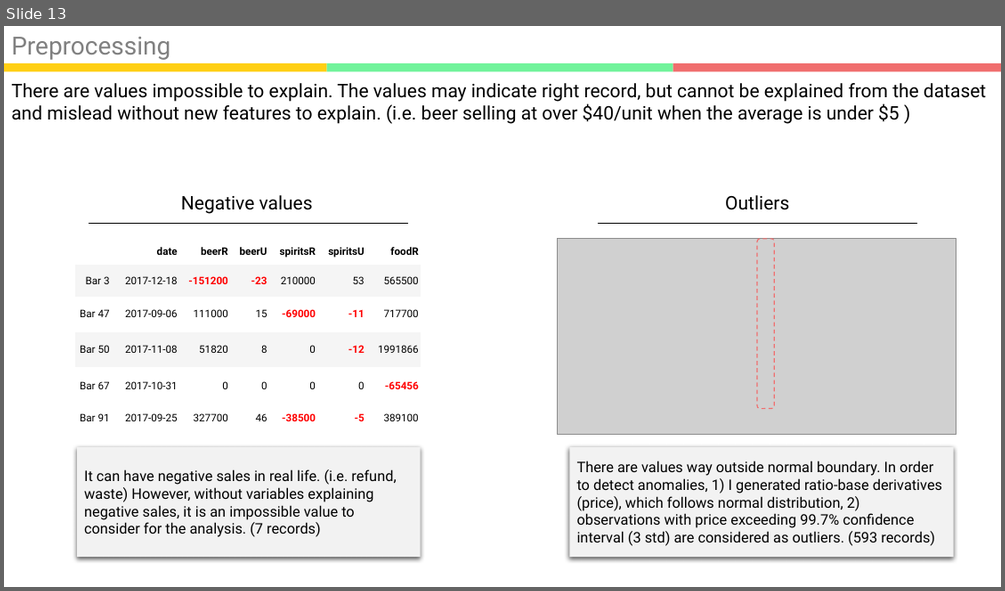
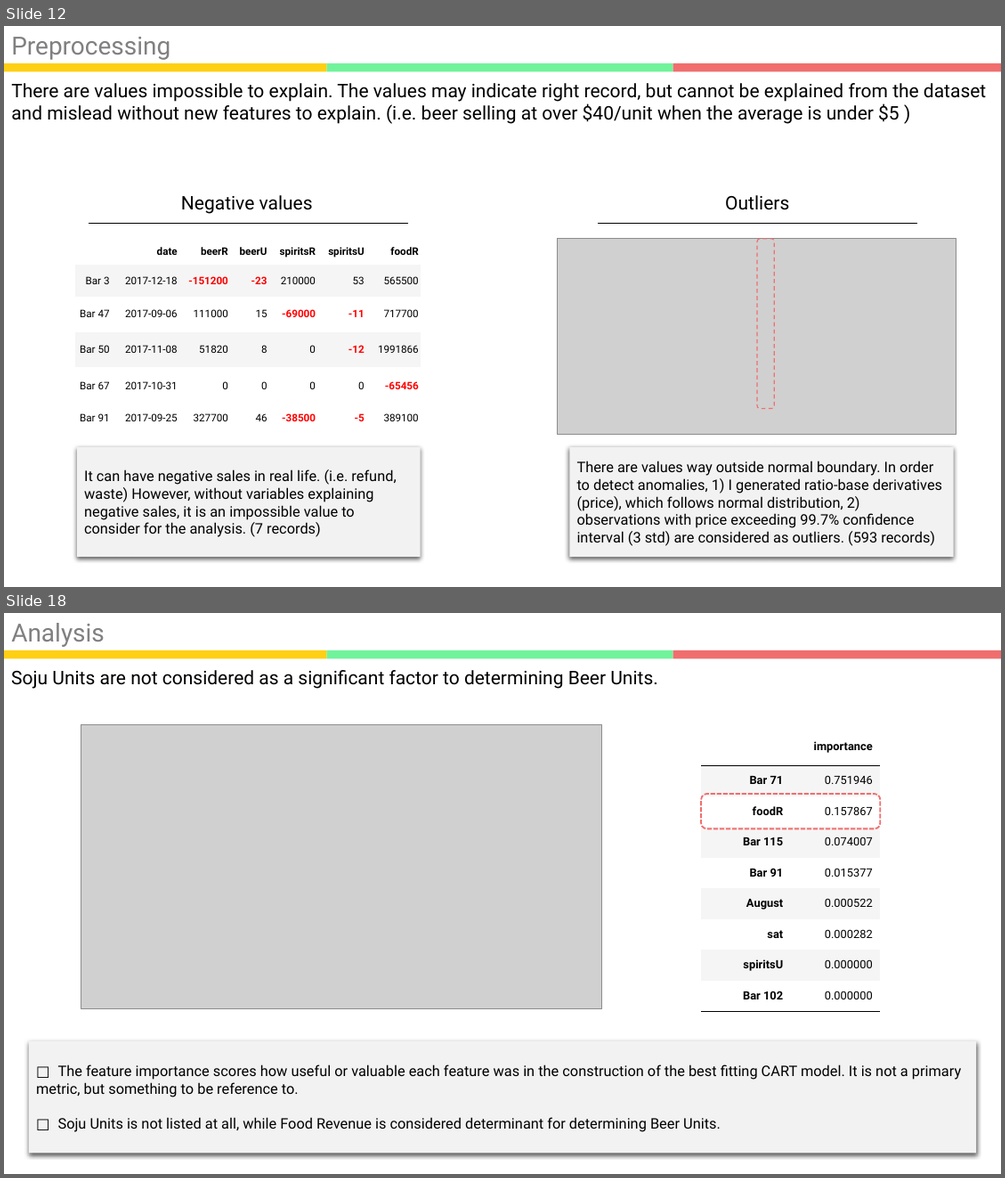
Before and after one commit to kookoowaa/Projects, a slide deck: WB project/Analysis Report.pptx. Shown one above the other, each under a label of ours: slide 13 before the commit, slides 12 and 18 after it; the slides between them are not shown. The pictures are 1005x591 and 1005x1178 pixels, drawn with LibreOffice and Linux fonts; fonts in the diff are those of the drawing; grey boxes stand for pictures. Boxes give left, top, right and bottom in pixels: in the first picture for what was removed or moved away, otherwise in the second. Text is boxed around its words. In the diff, an @@ line names an element or a change of style, - is before the commit and + after.

```diff
--- a/WB project/Analysis Report.pptx
+++ b/WB project/Analysis Report.pptx
@@ slide 18 added at [4, 613, 1001, 1174], background #FFFFFF; not listed: 3 template elements that a slide beside it also shows @@
@@ text added at [11, 623, 105, 647], 24 pt, text #808080 @@
+Analysis
@@ text added at [11, 670, 658, 689], 18 pt, text #000000 @@
+Soju Units are not considered as a significant factor to determining Beer Units.
@@ picture added at [81, 724, 601, 1008] @@
@@ table added at [701, 728, 881, 1011], 9 rows, 2 columns @@
+ | importance
+Bar 71 | 0.751946
+foodR | 0.157867
+Bar 115 | 0.074007
+Bar 91 | 0.015377
+August | 0.000522
+sat | 0.000282
+spiritsU | 0.000000
+Bar 102 | 0.000000
@@ rounded rectangle added at [701, 794, 881, 829], outline #F06E6E 1.5 pt dashed @@
@@ rectangle added at [29, 1041, 976, 1153], fill #F2F2F2, 14 pt, text #000000 @@
+□ The feature importance scores how useful or valuable each feature was in the construction of the best fitting CART model. It is not a primary metric, but something to be reference to.
+□ Soju Units is not listed at all, while Food Revenue is considered determinant for determining Beer Units.
@@ what was slide 13 is now slide 12 @@
```
Also in this commit, not shown: 9 slides changed, 5 other slides added, 6 slides removed, 6 other files.
